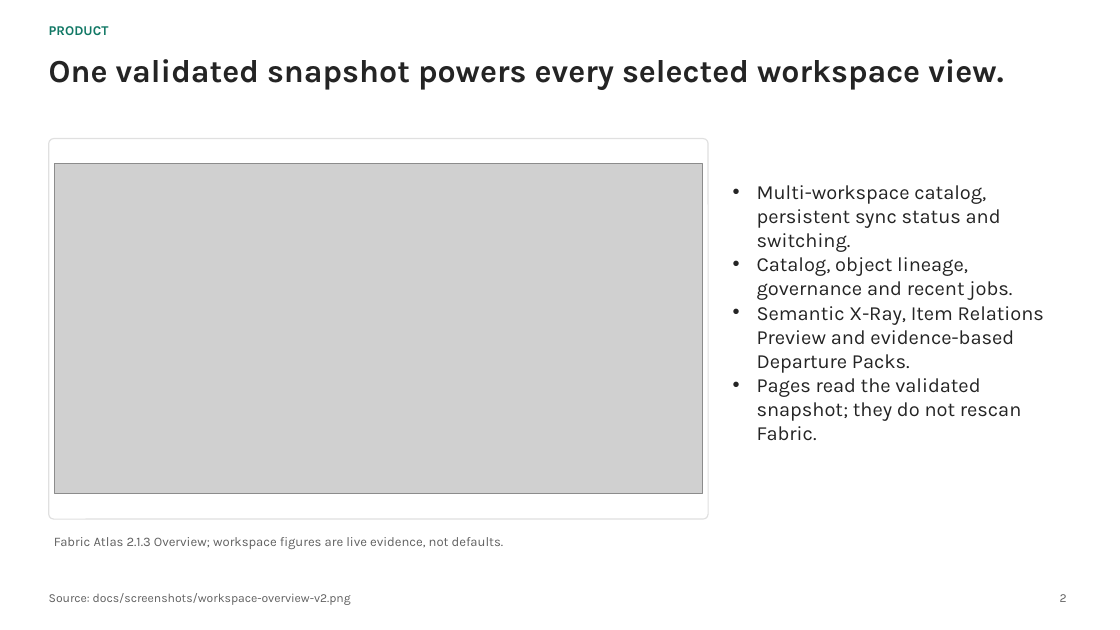
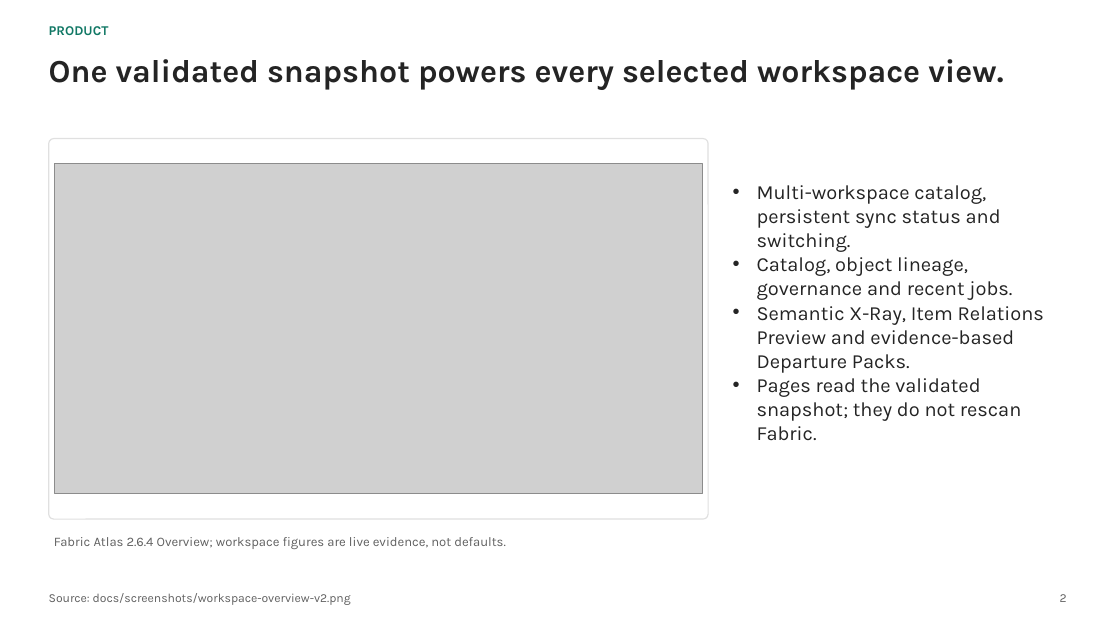
Before and after one commit to fredgis/FabricAtlas, a slide deck: slide 3 of prez/Fabric-Atlas-Dev-Architecture.pptx. Drawn at 1120x630 pixels with LibreOffice and Linux fonts; fonts in the diff are those of the drawing; grey boxes stand for pictures. Boxes give left, top, right and bottom in pixels: in the first picture for what was removed or moved away, otherwise in the second. Text is boxed around its words. In the diff, an @@ line names an element or a change of style, - is before the commit and + after.

```diff
--- a/prez/Fabric-Atlas-Dev-Architecture.pptx
+++ b/prez/Fabric-Atlas-Dev-Architecture.pptx
@@ text at [54, 537, 506, 549]: text changed @@
-Fabric Atlas 2.1.3 Overview; workspace figures are live evidence, not defaults.
+Fabric Atlas 2.6.4 Overview; workspace figures are live evidence, not defaults.
```
Also in this commit, not shown: 2 other slides changed, 13 other files.
